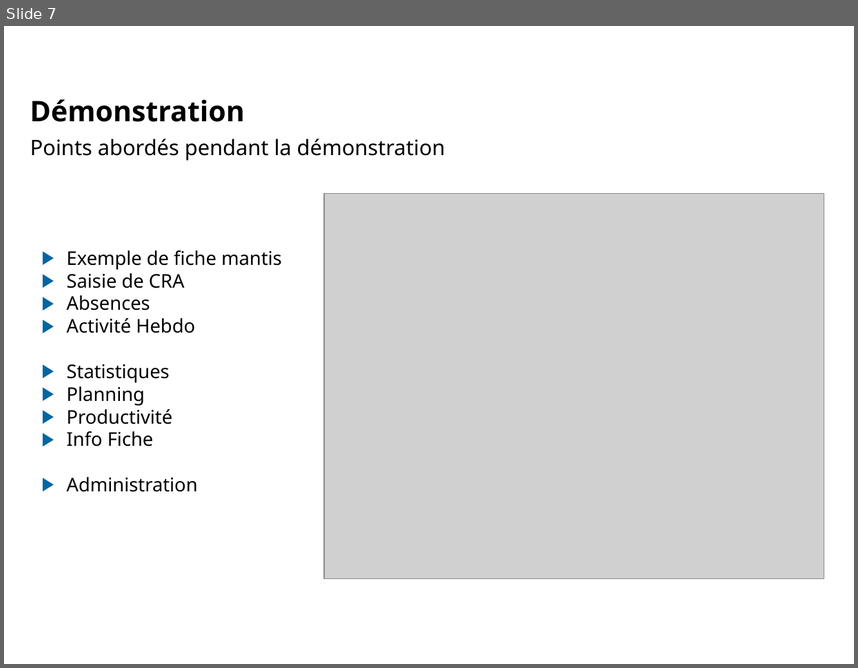
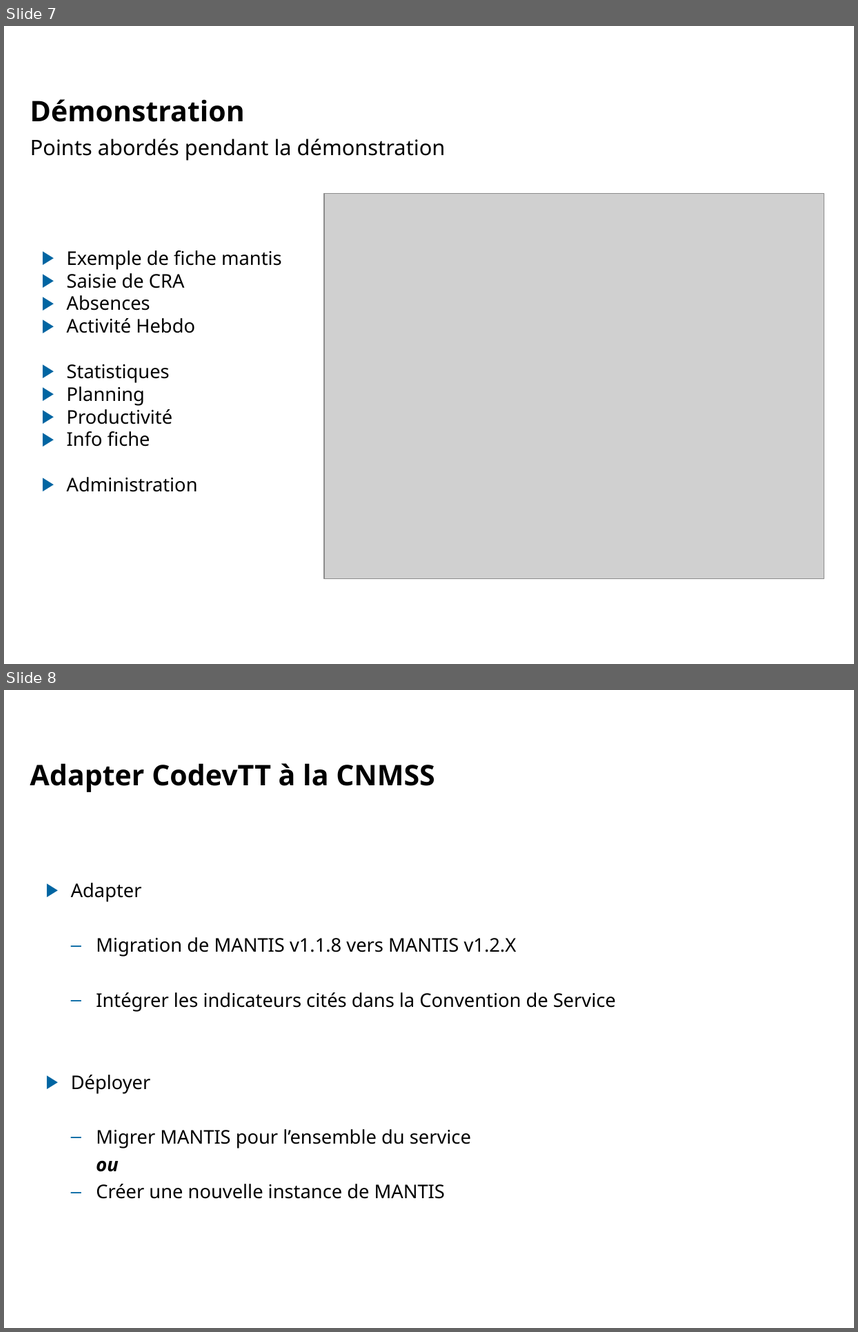
Before and after one commit to lbayle/codev, a slide deck: doc/Presentation/CoDev Timetracking.odp. Shown one above the other, each under a label of ours: slide 7 before the commit, slides 7 and 8 after it. The pictures are 858x668 and 858x1332 pixels, drawn with LibreOffice and Linux fonts; fonts in the diff are those of the drawing; grey boxes stand for pictures; background and template pictures are left out. Boxes give left, top, right and bottom in pixels: in the first picture for what was removed or moved away, otherwise in the second. Text is boxed around its words. In the diff, an @@ line names an element or a change of style, - is before the commit and + after.

Commit message:
Doc: update CNMSS presentation

```diff
--- a/doc/Presentation/CoDev Timetracking.odp
+++ b/doc/Presentation/CoDev Timetracking.odp
@@ slide 8 added at (x1=4, y1=690, x2=854, y2=1328), background picture (left out) @@
@@ title added at (x1=30, y1=763, x2=435, y2=792), 24 pt, text #000000, bold @@
+Adapter CodevTT à la CNMSS
@@ text added at (x1=71, y1=883, x2=616, y2=1199), 16 pt, text #000000 @@
+▶ Adapter
+  – Migration de MANTIS v1.1.8 vers MANTIS v1.2.X
+  – Intégrer les indicateurs cités dans la Convention de Service
+▶ Déployer
+  – Migrer MANTIS pour l’ensemble du service
+  ou
+  – Créer une nouvelle instance de MANTIS
@@ page number added at (x1=22, y1=1268, x2=81, y2=1301), 10 pt, text #FFFFFF @@
+8
@@ slide 7 changed as well @@
@@ text at (x1=67, y1=431, x2=150, y2=446): text changed @@
-▶ Info Fiche
+▶ Info fiche
```
Also in this commit, not shown: 7 other slides changed, 1 other slide added, 1 other file.
